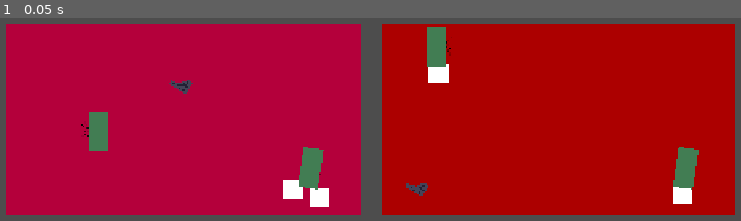
Above: before the commit, frame 1.
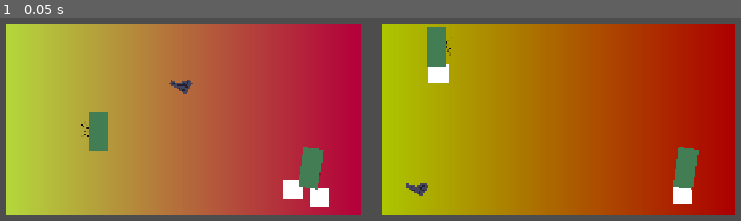
Above: after the commit, the same moment.

Repository: coldborne/realtor-vs-buyer
Game: Godot game, scene res://apartment/apartment.tscn
The game is run twice, just before and just after one commit, with the same random seed, the same clock (stepped at 60 frames per second) and the same inputs.
Inputs:
- Up to frame 1 (0.05 s): no input

The runs differ from the first frame. In frame 1, 76% of the frame differs, in the area x 0-93%, y 2-98%.

Commit message:
Перекрасил пол

Diff:
--- a/apartment/floor.tscn
+++ b/apartment/floor.tscn
@@ -1,7 +1,7 @@
 [gd_scene format=3 uid="uid://fqcg0kfte72v"]
 
 [sub_resource type="Gradient" id="Gradient_squsb"]
-colors = PackedColorArray(0.7058824, 0, 0.23137255, 1, 0.7058824, 0, 0.23137255, 1)
+colors = PackedColorArray(0.7058824, 0.8392157, 0.23137255, 1, 0.7058824, 0, 0.23137255, 1)
 
 [sub_resource type="GradientTexture2D" id="GradientTexture2D_oq1ad"]
 gradient = SubResource("Gradient_squsb")
